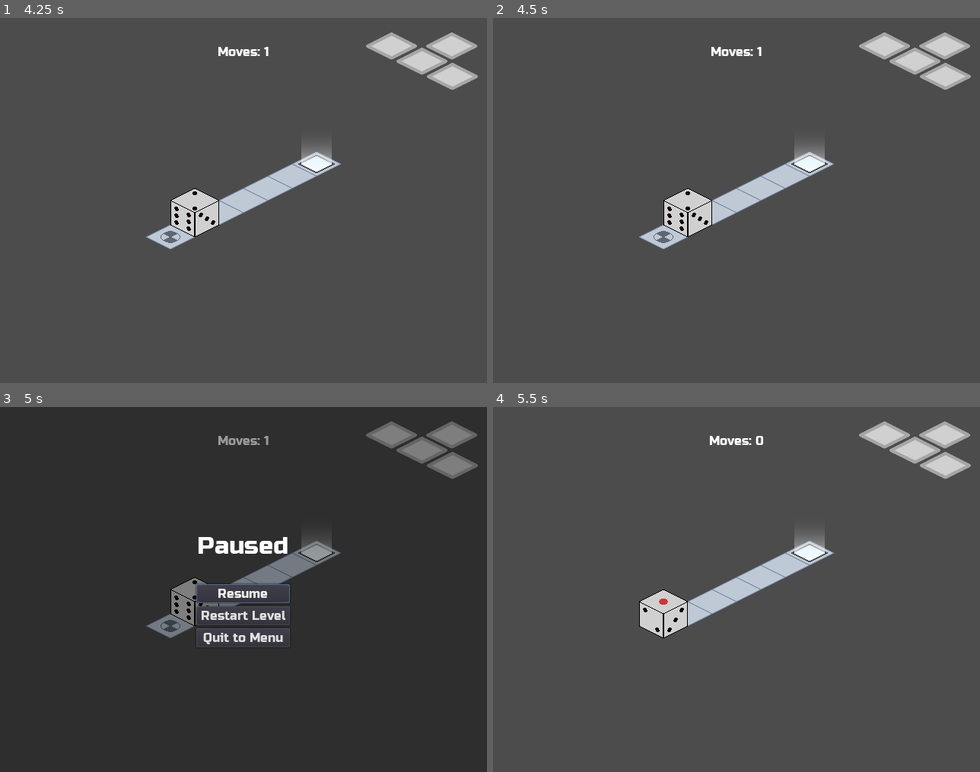
Above: before the commit, frames 1-4 (two rows, left to right).
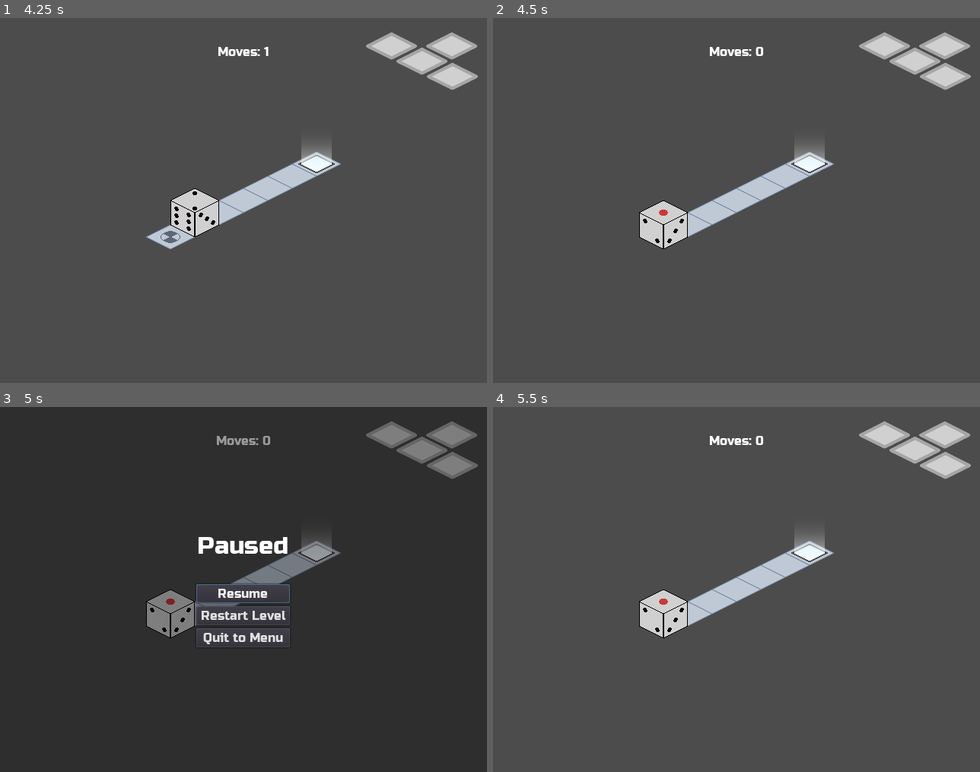
Above: after the commit, the same moments.

Repository: kdreese/gmtk-2022
Game: Godot game, scene res://src/states/Menu.tscn
Two runs of this game, one before a commit and one after it. Both use one fixed random seed, a clock stepped at 60 frames per second and the inputs below.
Inputs:
- Up to frame 1 (4.25 s): click "Play" at 0.5 s; tap Enter at 1.25 s; hold D (move_right) 1.28-2.03 s; tap R (restart, bound only after the commit) at 2, 2.75, 3.5 s; hold S (move_back) 2.03-2.78 s; hold D (move_right) 2.78-3.53 s; hold W (move_forward) from 3.53 s (still down)
- Up to frame 2 (4.5 s): tap R (restart, bound only after the commit) at 4.25 s; release W (move_forward) at 4.28 s; hold A (move_left) from 4.28 s (still down)
- Up to frame 3 (5 s): keep holding A (move_left); tap Escape (escape) at 4.9 s
- Up to frame 4 (5.5 s): release A (move_left) at 5 s; click "Restart Level" at 5 s

Frame 1 is identical in both runs. In frame 2, 1.1% of the frame differs, in the area x 30-56%, y 7-64%; in frame 3, 0.9%; in frame 4, nothing differs.

Commit message:
Added restart button shortcut

Diff:
--- a/project.godot
+++ b/project.godot
@@ -110,6 +110,12 @@
 , Object(InputEventJoypadButton,"resource_local_to_scene":false,"resource_name":"","device":-1,"button_index":11,"pressure":0.0,"pressed":false,"script":null)
  ]
 }
+restart={
+"deadzone": 0.5,
+"events": [ Object(InputEventKey,"resource_local_to_scene":false,"resource_name":"","device":0,"alt":false,"shift":false,"control":false,"meta":false,"command":false,"pressed":false,"scancode":0,"physical_scancode":82,"unicode":0,"echo":false,"script":null)
+, Object(InputEventJoypadButton,"resource_local_to_scene":false,"resource_name":"","device":-1,"button_index":5,"pressure":0.0,"pressed":false,"script":null)
+ ]
+}
 
 [layer_names]
 
--- a/src/states/Game.gd
+++ b/src/states/Game.gd
@@ -28,6 +28,18 @@
 	reset_move_counter()
 
 
+func _unhandled_input(event: InputEvent) -> void:
+	if event.is_action_pressed("escape"):
+		get_tree().paused = true
+		$PauseMenu/ColorRect.show()
+		$PauseMenu/ColorRect/C/V/Buttons/ResumeButton.grab_focus()
+		get_tree().set_input_as_handled()
+	elif event.is_action_pressed("restart"):
+		var error := get_tree().reload_current_scene()
+		assert(not error)
+		get_tree().set_input_as_handled()
+
+
 func update_move_counter() -> void:
 	$UI/MoveCounter.text = "Moves: %d" % moves
 
--- a/src/states/LevelComplete.gd
+++ b/src/states/LevelComplete.gd
@@ -17,6 +17,14 @@
 		$ColorRect/C/V/Buttons/RestartButton.grab_focus()
 
 
+func _unhandled_input(event: InputEvent) -> void:
+	if event.is_action_pressed("restart"):
+		get_tree().paused = false
+		var error := get_tree().reload_current_scene()
+		assert(not error)
+		get_tree().set_input_as_handled()
+
+
 func _on_ContinueButton_pressed() -> void:
 	get_tree().paused = false
 	Global.level_path = next_level_path
--- a/src/states/PauseMenu.gd
+++ b/src/states/PauseMenu.gd
@@ -6,14 +6,14 @@
 
 
 func _unhandled_input(event: InputEvent) -> void:
+	if not $ColorRect.visible:
+		return
 	if event.is_action_pressed("escape"):
-		if get_tree().paused:
-			_on_ResumeButton_pressed()
-		else:
-			get_tree().paused = true
-			$ColorRect.show()
-			$ColorRect/C/V/Buttons/ResumeButton.grab_focus()
-			get_tree().set_input_as_handled()
+		_on_ResumeButton_pressed()
+		get_tree().set_input_as_handled()
+	elif event.is_action_pressed("restart"):
+		_on_RestartButton_pressed()
+		get_tree().set_input_as_handled()
 
 
 func _on_ResumeButton_pressed() -> void:
